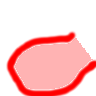
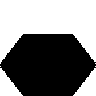
Layered file, before and after one edit (96 × 96). Changes by layer:
hid "border_n_se_s_sw_nw" over (5, 30, 96, 96)
showed "hex_grass@2x.png" over (0, 34, 96, 96)
